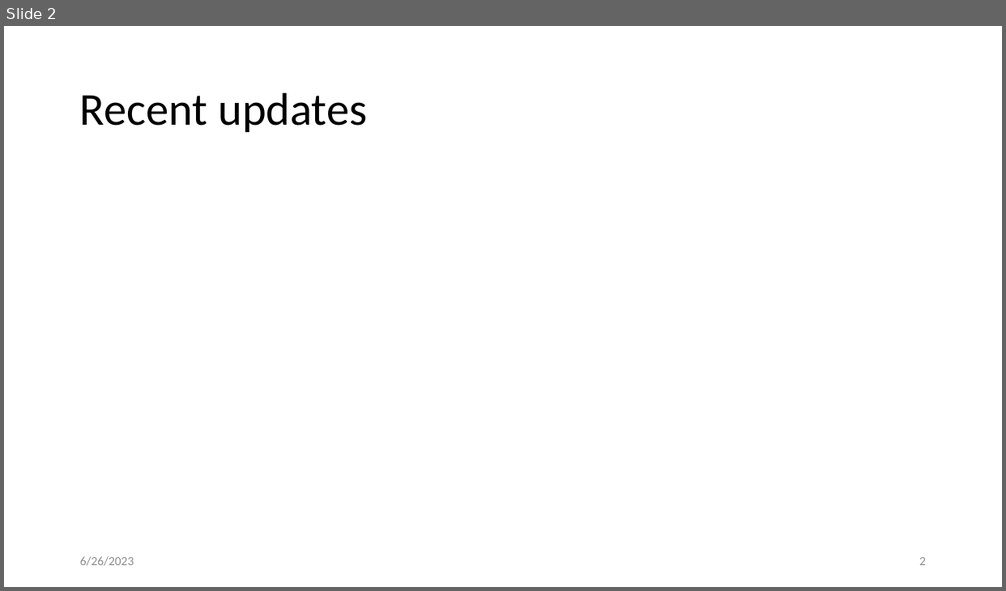
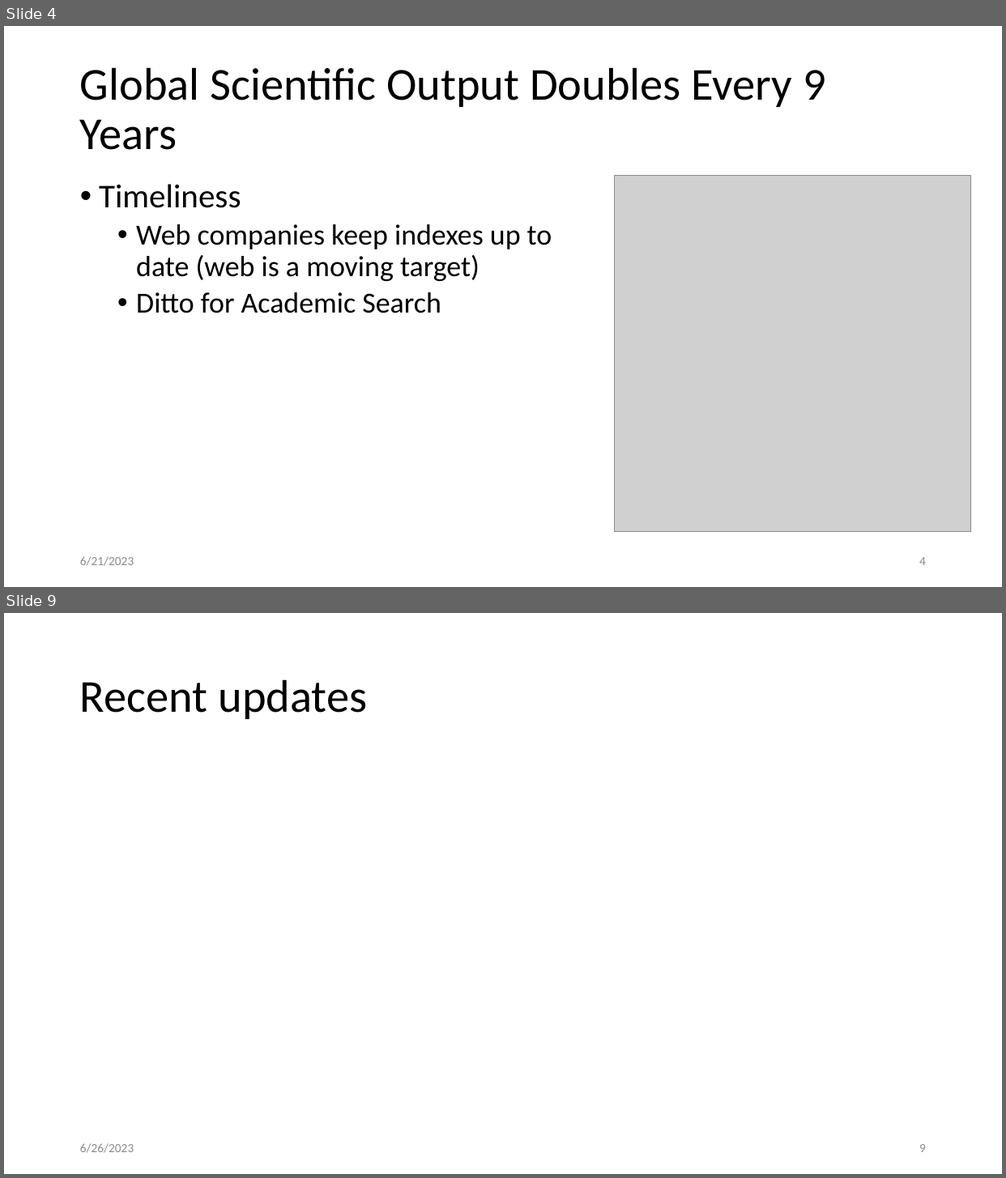
Before and after one commit to kwchurch/JSALT_Better_Together, a slide deck: slides/July5/July5.pptx. Shown one above the other, each under a label of ours: slide 2 before the commit, slides 4 and 9 after it; the slides between them are not shown. The pictures are 1006x591 and 1006x1178 pixels, drawn with LibreOffice and Linux fonts; fonts in the diff are those of the drawing; grey boxes stand for pictures. Boxes give left, top, right and bottom in pixels: in the first picture for what was removed or moved away, otherwise in the second. Text is boxed around its words. In the diff, an @@ line names an element or a change of style, - is before the commit and + after.

```diff
--- a/slides/July5/July5.pptx
+++ b/slides/July5/July5.pptx
@@ slide 4 added at [4,26,1002,587], background #FFFFFF @@
@@ title added at [80,67,826,150], 44 pt, text #000000 @@
+Global Scientific Output Doubles Every 9 Years
@@ text added at [99,184,552,314], 28 pt, text #000000 @@
+• Timeliness
+  • Web companies keep indexes up to date (web is a moving target)
+  • Ditto for Academic Search
@@ picture added at [615,176,971,532] @@
@@ text added at [80,557,134,566], 12 pt, text #8C8C8C @@
+6/21/2023
@@ page number added at [919,557,926,565], 12 pt, text #8C8C8C @@
+4
@@ what was slide 2 is now slide 9 @@
@@ page number at [919,1144,926,1152]: text changed @@
-2
+9
```
Also in this commit, not shown: 1 slide changed, 6 other slides added, 1 other file.
